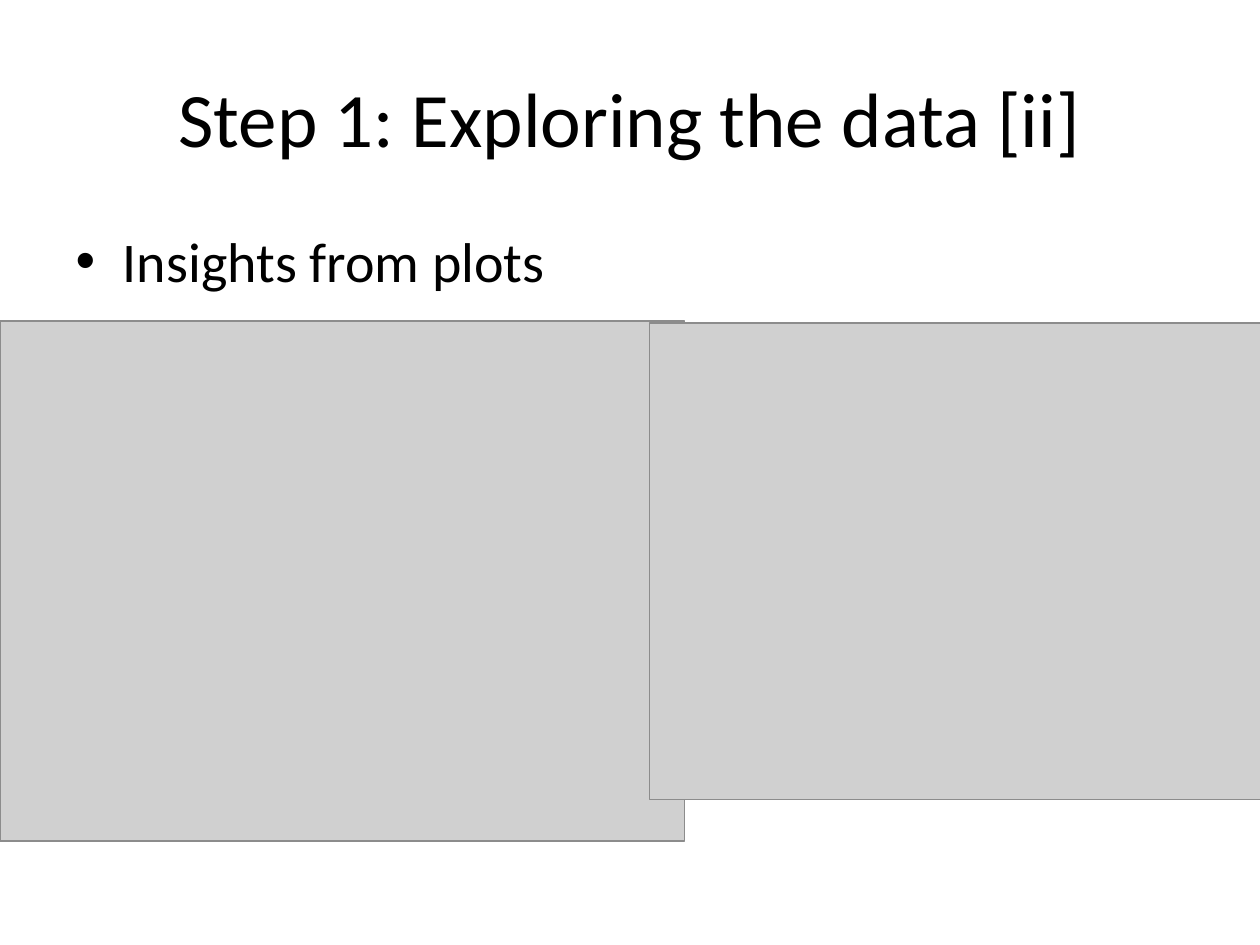
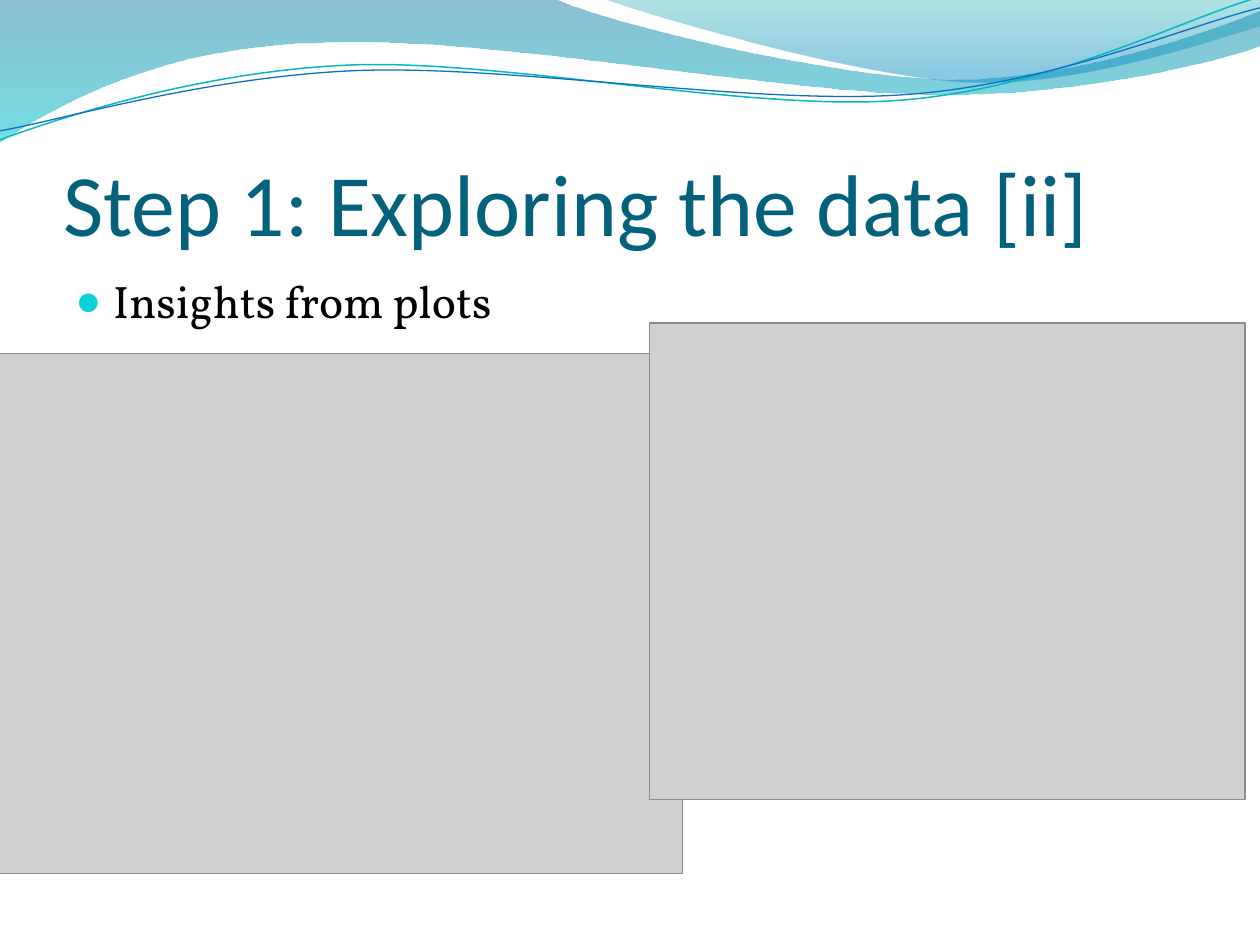
Before and after one commit to lkrump7/regression-apples-predict-api-template, a slide deck: slide 8 of What will the apples cost.pptx. Drawn at 1260x945 pixels with LibreOffice and Linux fonts; fonts in the diff are those of the drawing; grey boxes stand for pictures; background and template pictures are left out. Boxes give left, top, right and bottom in pixels: in the first picture for what was removed or moved away, otherwise in the second. Text is boxed around its words. In the diff, an @@ line names an element or a change of style, - is before the commit and + after.

```diff
--- a/What will the apples cost.pptx
+++ b/What will the apples cost.pptx
@@ freeform shape added at [0,0,1260,142], fill gradient #0074A1 to #00C6CF @@
@@ freeform shape added at [0,0,1260,147], outline #0AB8BF 0.85 pt @@
@@ freeform shape added at [0,8,1260,141], outline #0F6FC6 0.75 pt @@
@@ freeform shape added at [604,0,1260,87], fill gradient #00A1A9 to #008BBF @@
@@ title "Step 1: Exploring the data ...": place and size @@
-title "Step 1: Exploring the data ..." at [178,91,1079,161]
+title "Step 1: Exploring the data ..." at [63,172,1088,251]
@@ title "Step 1: Exploring the data ..." at [63,172,1088,251]: size 44 to 50 pt, text colour #000000 to #04617B; alignment centre to left; vertical alignment middle to bottom @@
@@ text "Insights from plots": place and size @@
-text "Insights from plots" at [123,243,544,292]
+text "Insights from plots" at [113,285,492,330]
@@ text "Insights from plots" at [113,285,492,330]: size 32 to 26 pt, font Calibri to Vollkorn; bullet • to ●; less space between paragraphs @@
@@ picture: place and size @@
-picture at [650,323,1260,800]
+picture at [650,323,1245,800]
@@ picture: place and size @@
-picture at [0,321,684,842]
+picture at [0,354,682,874]
```
Also in this commit, not shown: 23 other slides changed, 6 slides added.
